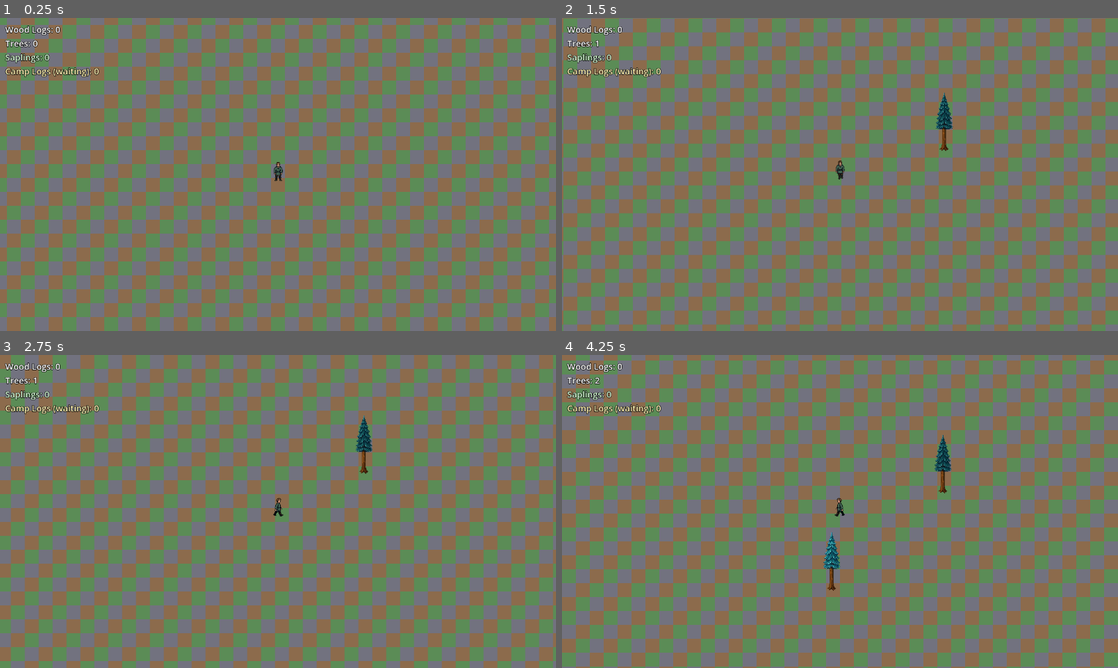
Above: before the commit, frames 1-4 (two rows, left to right).
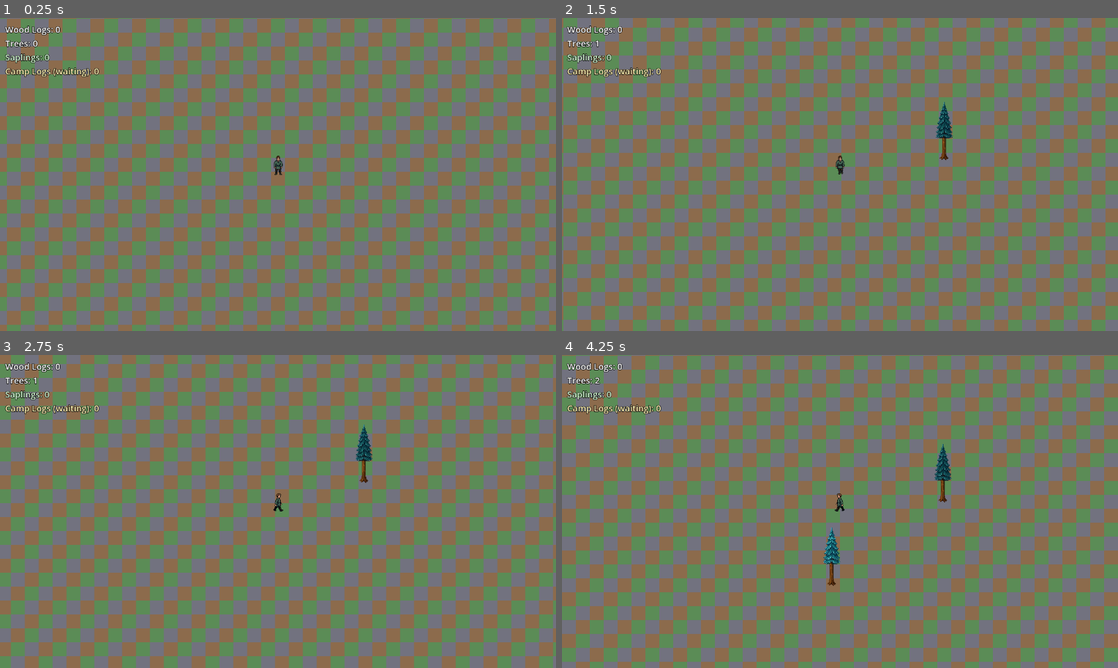
Above: after the commit, the same moments.

Repository: mcchesneyjg-max/Test-Gamer
Game: Godot game, scene res://main.tscn
Same seed, same stepped clock (60 frames per second), same inputs: the game is played once before the commit and once after it.
Inputs (mouse positions are in pixels of both pictures, inside the frame that each line leads up to):
- Up to frame 1 (0.25 s): no input
- Up to frame 2 (1.5 s): tap Enter at 0.5 s; move the mouse to (962, 158) at 0.52 s; hold D (move_right) 0.53-1.28 s; tap T at 0.6, 1.35 s; click (962, 158) at 0.67 s; move the mouse to (728, 190) at 1.27 s; hold S (move_down) from 1.28 s (still down)
- Up to frame 3 (2.75 s): move the mouse to (333, 442) at 2.02 s; release S (move_down) at 2.03 s; hold D (move_right) from 2.03 s (still down); tap T at 2.1 s
- Up to frame 4 (4.25 s): move the mouse to (812, 574) at 2.77 s; release D (move_right) at 2.78 s; hold W (move_up) 2.78-3.53 s; tap T at 2.85, 3.6 s; click (812, 574) at 2.92 s; move the mouse to (1006, 558) at 3.52 s; hold A (move_left) from 3.53 s (still down)

The runs differ from the first frame. In frame 1, 46% of the frame differs, in the area x 0-100%, y 0-100%; in frame 2, 34%; in frame 3, 33%; in frame 4, 36%.

Commit message:
Stop y-sort shimmer by caching stable sprite depth
Walk/chop frames have slightly different bottom pixels, which made
YSortDepth shift the whole world every frame. Cache one rounded depth
per entity, use the max across all animation frames, and only move
sprites once during setup or explicit texture refresh.

Co-authored-by: mcchesneyjg-max <mcchesneyjg-max@users.noreply.github.com>

Diff:
--- a/game/scripts/character_walk.gd
+++ b/game/scripts/character_walk.gd
@@ -114,7 +114,6 @@
 	sprite.flip_h = false
 	if not is_walking or move_offset.length_squared() <= 0.001:
 		_update_waiting(sprite, delta)
-		_apply_entity_y_sort(sprite)
 		return
 
 	sprite.set_meta(META_WAS_WALKING, true)
@@ -124,13 +123,10 @@
 	var animation_name := StringName(folder_name)
 	if folder_name.is_empty() or not sprite.sprite_frames.has_animation(animation_name):
 		_update_waiting(sprite, delta)
-		_apply_entity_y_sort(sprite)
 		return
 
 	if sprite.animation != animation_name:
 		sprite.play(animation_name)
-
-	_apply_entity_y_sort(sprite)
 
 static func reset_chopping(sprite: AnimatedSprite2D) -> void:
 	sprite.set_meta(META_CHOP_PHASE, "intro")
@@ -177,12 +173,10 @@
 static func update_chopping(sprite: AnimatedSprite2D, delta: float = 0.0) -> void:
 	sprite.flip_h = false
 	if sprite.sprite_frames == null:
-		_apply_entity_y_sort(sprite)
 		return
 
 	if not sprite.sprite_frames.has_animation(&"wood_cutting"):
 		_update_waiting(sprite, delta)
-		_apply_entity_y_sort(sprite)
 		return
 
 	if sprite.animation != &"wood_cutting":
@@ -190,7 +184,6 @@
 		sprite.animation = &"wood_cutting"
 	sprite.stop()
 	_advance_chopping(sprite, delta)
-	_apply_entity_y_sort(sprite)
 
 static func _load_direction_frames(folder_name: String) -> Array[Texture2D]:
 	for candidate in _folder_candidates(folder_name):
--- a/game/scripts/forester_lodge.gd
+++ b/game/scripts/forester_lodge.gd
@@ -58,6 +58,7 @@
 	ForesterLodgeRegistry.register_lodge(self)
 	_update_spawn_label()
 	call_deferred("_spawn_worker")
+	YSortDepth.apply_to_entity(self)
 
 func _exit_tree() -> void:
 	if is_instance_valid(_worker):
@@ -66,7 +67,6 @@
 
 func _process(_delta: float) -> void:
 	_prune_invalid_saplings()
-	YSortDepth.apply_to_entity(self)
 
 func initialize_placement(top_left: Vector2i) -> void:
 	_footprint_top_left = top_left
@@ -180,7 +180,7 @@
 	_sprite.position = SPRITE_OFFSET
 	_spawn_label.offset_top = -22.0 - float(_level - 1) * 10.0
 	_spawn_label.offset_bottom = _spawn_label.offset_top + 16.0
-	YSortDepth.apply_to_entity(self)
+	YSortDepth.apply_to_entity(self, true)
 
 func _spawn_worker() -> void:
 	if _tilemap == null:
--- a/game/scripts/forester_worker.gd
+++ b/game/scripts/forester_worker.gd
@@ -36,6 +36,7 @@
 		State.TO_HOME:
 			_process_to_home(delta)
 	_update_animation(delta)
+	YSortDepth.apply_to_entity(self)
 
 func _update_animation(delta: float) -> void:
 	var is_walking := _last_move_offset.length_squared() > 0.001
--- a/game/scripts/hauler_station.gd
+++ b/game/scripts/hauler_station.gd
@@ -19,8 +19,6 @@
 	HaulerStationRegistry.register_station(self)
 	_update_hauler_label()
 	call_deferred("_spawn_workers")
-
-func _process(_delta: float) -> void:
 	YSortDepth.apply_to_entity(self)
 
 func _exit_tree() -> void:
--- a/game/scripts/hauler_worker.gd
+++ b/game/scripts/hauler_worker.gd
@@ -37,6 +37,7 @@
 		State.TO_DEST:
 			_process_to_dest(delta)
 	_update_animation(delta)
+	YSortDepth.apply_to_entity(self)
 
 func _update_animation(delta: float) -> void:
 	var is_walking := _last_move_offset.length_squared() > 0.001
--- a/game/scripts/lumber_camp.gd
+++ b/game/scripts/lumber_camp.gd
@@ -13,8 +13,6 @@
 func _ready() -> void:
 	CampRegistry.register_camp(self)
 	call_deferred("_spawn_worker")
-
-func _process(_delta: float) -> void:
 	YSortDepth.apply_to_entity(self)
 
 func _exit_tree() -> void:
--- a/game/scripts/lumberjack_worker.gd
+++ b/game/scripts/lumberjack_worker.gd
@@ -40,6 +40,7 @@
 		State.TO_CAMP:
 			_process_to_camp(delta)
 	_update_animation(delta)
+	YSortDepth.apply_to_entity(self)
 
 func _update_animation(delta: float) -> void:
 	if _state == State.CHOPPING:
--- a/game/scripts/mature_tree.gd
+++ b/game/scripts/mature_tree.gd
@@ -62,8 +62,6 @@
 		_axe_strike_elapsed += delta
 		var frame_index := int(_axe_strike_elapsed * AXE_STRIKE_PLAY_SPEED) % _axe_strike_frames.size()
 		_set_tree_texture(_axe_strike_frames[frame_index])
-
-	YSortDepth.apply_to_entity(self)
 
 func _exit_tree() -> void:
 	_chopper = null
@@ -181,6 +179,7 @@
 	_initialize_planted_root(_static_texture)
 	_set_tree_texture(_static_texture)
 	_sprite.visible = true
+	_refresh_sort_textures()
 	print(
 		"MatureTree: using variant %s (%d chop frames, root %s)"
 		% [_tree_variant, _axe_strike_frames.size(), _planted_root]
@@ -200,6 +199,8 @@
 			"MatureTree: no fall frames found for %s. Checked: %s"
 			% [_tree_variant, ", ".join(_fall_animation_root_candidates)]
 		)
+	else:
+		_refresh_sort_textures()
 
 func _pick_random_variant() -> void:
 	var variant_index := randi() % TREE_VARIANT_NAMES.size()
@@ -279,3 +280,16 @@
 
 	_sprite.z_as_relative = true
 	_sprite.z_index = 0
+
+func _refresh_sort_textures() -> void:
+	var textures: Array[Texture2D] = []
+	if _static_texture != null:
+		textures.append(_static_texture)
+	for texture in _axe_strike_frames:
+		if texture != null:
+			textures.append(texture)
+	for texture in _fall_frames:
+		if texture != null:
+			textures.append(texture)
+	set_meta("_y_sort_extra_textures", textures)
+	YSortDepth.apply_to_entity(self, true)
--- a/game/scripts/player.gd
+++ b/game/scripts/player.gd
@@ -23,6 +23,8 @@
 	else:
 		CharacterWalk.update_motion(_body, false, Vector2.ZERO, delta)
 
+	YSortDepth.apply_to_entity(self)
+
 func _get_input_direction() -> Vector2:
 	var raw := Input.get_vector("move_left", "move_right", "move_up", "move_down")
 	return GridMovement.snap_eight_directions(raw)
--- a/game/scripts/sapling.gd
+++ b/game/scripts/sapling.gd
@@ -11,6 +11,10 @@
 
 func _ready() -> void:
 	SaplingRegistry.register_sapling(self)
+	call_deferred("_apply_sort_depth")
+
+func _apply_sort_depth() -> void:
+	YSortDepth.apply_to_entity(self)
 
 func _exit_tree() -> void:
 	SaplingRegistry.unregister_sapling(self)
@@ -25,8 +29,6 @@
 
 	if _grow_timer >= grow_time:
 		_mature_into_tree()
-
-	YSortDepth.apply_to_entity(self)
 
 func _mature_into_tree() -> void:
 	if _has_matured:
--- a/game/scripts/warehouse_building.gd
+++ b/game/scripts/warehouse_building.gd
@@ -5,8 +5,6 @@
 func _ready() -> void:
 	WarehouseRegistry.register_warehouse(self)
 	_storage.input.changed.connect(_on_input_changed)
-
-func _process(_delta: float) -> void:
 	YSortDepth.apply_to_entity(self)
 
 func _exit_tree() -> void:
--- a/game/scripts/y_sort_depth.gd
+++ b/game/scripts/y_sort_depth.gd
@@ -4,10 +4,12 @@
 const ALPHA_THRESHOLD := 0.04
 const APPLIED_META_KEY := "_y_sort_applied"
 const LOGICAL_POS_META_KEY := "_y_sort_logical_pos"
+const STABLE_DEPTH_META_KEY := "_y_sort_stable_depth"
+const INITIALIZED_META_KEY := "_y_sort_initialized"
 
 static var _opaque_bottom_cache: Dictionary = {}
 
-static func apply_to_entity(entity: Node2D) -> void:
+static func apply_to_entity(entity: Node2D, force_recompute_depth: bool = false) -> void:
 	if entity == null:
 		return
 
@@ -16,7 +18,7 @@
 	if entity.has_meta(LOGICAL_POS_META_KEY):
 		logical_pos = entity.get_meta(LOGICAL_POS_META_KEY)
 	else:
-		logical_pos = entity.position
+		logical_pos = Vector2(roundf(entity.position.x), roundf(entity.position.y))
 		entity.set_meta(LOGICAL_POS_META_KEY, logical_pos)
 
 	var expected_sort_pos := logical_pos + Vector2(0.0, applied)
@@ -25,27 +27,57 @@
 			pass
 		else:
 			logical_pos += entity.position - expected_sort_pos
+			logical_pos = Vector2(roundf(logical_pos.x), roundf(logical_pos.y))
 
 	var sprites := _collect_sprites(entity)
+	var stable_depth := _get_stable_depth(entity, sprites, applied, force_recompute_depth)
+
+	if not entity.has_meta(INITIALIZED_META_KEY):
+		_apply_depth_compensation(sprites, applied, stable_depth)
+		entity.set_meta(INITIALIZED_META_KEY, true)
+	elif force_recompute_depth and roundf(stable_depth) != roundf(applied):
+		_apply_depth_compensation(sprites, applied, stable_depth)
+
+	applied = entity.get_meta(APPLIED_META_KEY, stable_depth)
+	entity.set_meta(LOGICAL_POS_META_KEY, logical_pos)
+	entity.position = Vector2(
+		roundf(logical_pos.x),
+		roundf(logical_pos.y + applied)
+	)
+
+static func _apply_depth_compensation(
+	sprites: Array[Dictionary],
+	current_applied: float,
+	target_depth: float
+) -> void:
+	var delta := target_depth - current_applied
+	if absf(delta) < 0.001:
+		return
+
+	for sprite_entry in sprites:
+		var sprite := sprite_entry["sprite"] as Node2D
+		sprite.position.y = roundf(sprite.position.y - delta)
+
+static func _get_stable_depth(
+	entity: Node2D,
+	sprites: Array[Dictionary],
+	applied: float,
+	force_recompute: bool
+) -> float:
+	if not force_recompute and entity.has_meta(STABLE_DEPTH_META_KEY):
+		return float(entity.get_meta(STABLE_DEPTH_META_KEY))
+
 	var deepest := 0.0
 	for sprite_entry in sprites:
 		deepest = maxf(
 			deepest,
-			_deepest_visible_sprite_y(sprite_entry["sprite"], sprite_entry["offset"], applied)
+			_stable_sprite_depth(entity, sprite_entry["sprite"], sprite_entry["offset"], applied)
 		)
 
-	var delta := deepest - applied
-	if absf(delta) >= 0.001:
-		for sprite_entry in sprites:
-			var sprite := sprite_entry["sprite"] as Node2D
-			sprite.position.y = roundf(sprite.position.y - delta)
-
-	entity.set_meta(LOGICAL_POS_META_KEY, logical_pos)
+	deepest = roundf(deepest)
+	entity.set_meta(STABLE_DEPTH_META_KEY, deepest)
 	entity.set_meta(APPLIED_META_KEY, deepest)
-	entity.position = Vector2(
-		roundf(logical_pos.x),
-		roundf(logical_pos.y + deepest)
-	)
+	return deepest
 
 static func _collect_sprites(entity: Node2D) -> Array[Dictionary]:
 	var sprites: Array[Dictionary] = []
@@ -70,14 +102,19 @@
 	for child in node.get_children():
 		_collect_sprites_recursive(entity, child, accumulated_offset, sprites)
 
-static func _deepest_visible_sprite_y(sprite: Node, parent_offset: Vector2, sort_compensation: float) -> float:
+static func _stable_sprite_depth(
+	entity: Node2D,
+	sprite: Node,
+	parent_offset: Vector2,
+	sort_compensation: float
+) -> float:
 	if sprite is Sprite2D:
-		return _sprite_deepest_y(sprite as Sprite2D, parent_offset, sort_compensation)
+		return _sprite_deepest_y(entity, sprite as Sprite2D, parent_offset, sort_compensation)
 	if sprite is AnimatedSprite2D:
-		return _animated_sprite_deepest_y(sprite as AnimatedSprite2D, parent_offset, sort_compensation)
+		return _animated_sprite_stable_deepest_y(sprite as AnimatedSprite2D, parent_offset, sort_compensation)
 	return 0.0
 
-static func _animated_sprite_deepest_y(
+static func _animated_sprite_stable_deepest_y(
 	sprite: AnimatedSprite2D,
 	parent_offset: Vector2,
 	sort_compensation: float
@@ -85,33 +122,58 @@
 	if not sprite.visible or sprite.sprite_frames == null:
 		return 0.0
 
-	var frame_count := sprite.sprite_frames.get_frame_count(sprite.animation)
-	if frame_count <= 0:
+	var deepest := 0.0
+	for animation_name in sprite.sprite_frames.get_animation_names():
+		var frame_count := sprite.sprite_frames.get_frame_count(animation_name)
+		for frame_index in range(frame_count):
+			var texture := sprite.sprite_frames.get_frame_texture(animation_name, frame_index)
+			if texture == null:
+				continue
+			deepest = maxf(
+				deepest,
+				_sprite_deepest_y_from_texture(
+					parent_offset + sprite.position + Vector2(0.0, sort_compensation),
+					sprite.offset,
+					sprite.centered,
+					sprite.scale,
+					texture
+				)
+			)
+	return deepest
+
+static func _sprite_deepest_y(
+	entity: Node2D,
+	sprite: Sprite2D,
+	parent_offset: Vector2,
+	sort_compensation: float
+) -> float:
+	if not sprite.visible:
 		return 0.0
 
-	var texture := sprite.sprite_frames.get_frame_texture(sprite.animation, sprite.frame)
-	if texture == null:
-		return 0.0
-
-	return _sprite_deepest_y_from_texture(
-		parent_offset + sprite.position + Vector2(0.0, sort_compensation),
-		sprite.offset,
-		sprite.centered,
-		sprite.scale,
-		texture
-	)
-
-static func _sprite_deepest_y(sprite: Sprite2D, parent_offset: Vector2, sort_compensation: float) -> float:
-	if not sprite.visible or sprite.texture == null:
-		return 0.0
-
-	return _sprite_deepest_y_from_texture(
-		parent_offset + sprite.position + Vector2(0.0, sort_compensation),
-		sprite.offset,
-		sprite.centered,
-		sprite.scale,
-		sprite.texture
-	)
+	var sprite_position := parent_offset + sprite.position + Vector2(0.0, sort_compensation)
+	var deepest := 0.0
+	if sprite.texture != null:
+		deepest = _sprite_deepest_y_from_texture(
+			sprite_position,
+			sprite.offset,
+			sprite.centered,
+			sprite.scale,
+			sprite.texture
+		)
+
+	for texture in entity.get_meta("_y_sort_extra_textures", []):
+		if texture is Texture2D:
+			deepest = maxf(
+				deepest,
+				_sprite_deepest_y_from_texture(
+					sprite_position,
+					sprite.offset,
+					sprite.centered,
+					sprite.scale,
+					texture
+				)
+			)
+	return deepest
 
 static func _sprite_deepest_y_from_texture(
 	sprite_position: Vector2,
